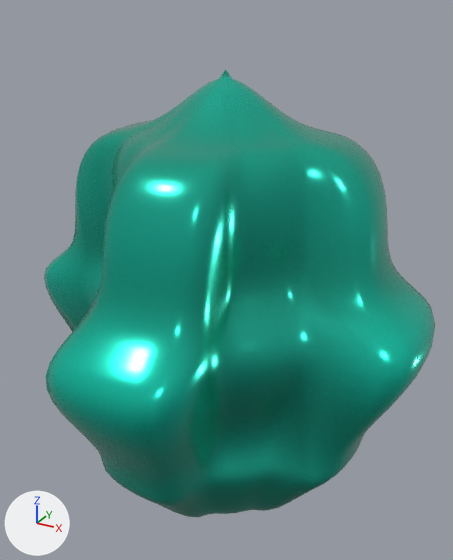
Renders of the glTF model Assets/Resources/Models3D/cf_09_cyber_ninja.glb from each side of a commit.
Camera for both pictures: a 50 mm camera at (1.078, -1.953, 1.106) aimed at (-0.02, 0.043, 0.108). The lights are fixed; the arrows at lower left show +X, +Y and +Z. The picture after the commit comes second.

Script lines for the objects in view, before the commit:
```python
me_hi3d_cf_09_cyber_ninja_manifoldmesh = bpy.data.meshes.new('Hi3D_cf_09_cyber_ninja_ManifoldMesh')
me_hi3d_cf_09_cyber_ninja_manifoldmesh.from_pydata(...)  # 4034 vertices, 8064 faces; spans x -0.79..0.79, y -0.82..0.82, z -0.83..0.91
me_hi3d_cf_09_cyber_ninja_manifoldmesh.materials.append(mat_hi3d_cf_09_cyber_ninja_pbrdelighted)
ob_hi3d_cf_09_cyber_ninja_watertightnode = bpy.data.objects.new('Hi3D_cf_09_cyber_ninja_WatertightNode', me_hi3d_cf_09_cyber_ninja_manifoldmesh)
ob_hi3d_cf_09_cyber_ninja_watertightnode.location = (0.0, 0.0, 0.0)
```
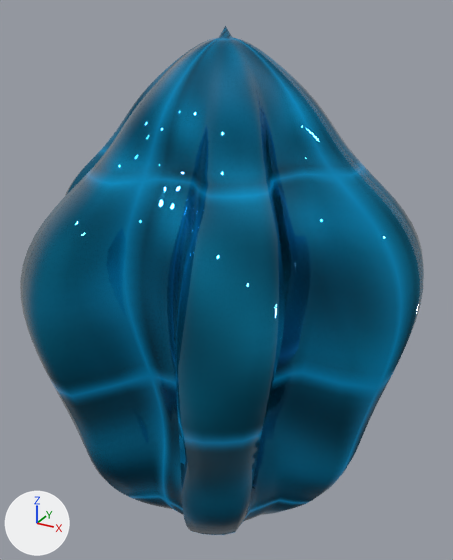
Location of each change, [x1, y1, x2, y2] in pixels of the pictures (453 x 560 px; the box of a moved part takes in the faces that stretch with it):
```json
{"object": "Hi3D_cf_09_cyber_ninja_WatertightNode", "change": "recoloured, reshaped", "before": [44, 69, 435, 517], "after": [20, 26, 424, 535], "on screen": "14% taller"}
{"part": 1, "of": "me_hi3d_cf_09_cyber_ninja_manifoldmesh", "change": "moved or reshaped", "before": [44, 69, 435, 517], "after": [20, 26, 424, 535]}
{"part": 2, "of": "me_hi3d_cf_09_cyber_ninja_manifoldmesh", "change": "recoloured", "before": [44, 69, 435, 517], "after": [20, 26, 424, 535]}
```

Scene script edits in JSON lines:
```json
{"op": "add", "block": "img_cf_09_cyber_ninja_emissive", "code": ["img_cf_09_cyber_ninja_emissive = load_image('cf_09_cyber_ninja_Emissive', '_unpacked/cf_09_cyber_ninja_Emissive', 64, 64, 'sRGB')"]}
{"op": "add", "block": "img_cf_09_cyber_ninja_basecolor", "code": ["img_cf_09_cyber_ninja_basecolor = load_image('cf_09_cyber_ninja_BaseColor', '_unpacked/cf_09_cyber_ninja_BaseColor', 64, 64, 'sRGB')"]}
{"op": "add", "block": "img_cf_09_cyber_ninja_normal", "code": ["img_cf_09_cyber_ninja_normal = load_image('cf_09_cyber_ninja_Normal', '_unpacked/cf_09_cyber_ninja_Normal', 64, 64, 'Non-Color')"]}
{"op": "add", "block": "img_cf_09_cyber_ninja_metallicroughness", "code": ["img_cf_09_cyber_ninja_metallicroughness = load_image('cf_09_cyber_ninja_MetallicRoughness', '_unpacked/cf_09_cyber_ninja_MetallicRoughness', 64, 64, 'Non-Color')"]}
{"op": "add", "block": "mat_cardcraft_cf_09_cyber_ninja_pbrdelighted", "code": ["mat_cardcraft_cf_09_cyber_ninja_pbrdelighted = bpy.data.materials.new('CardCraft_cf_09_cyber_ninja_PBRDelighted')", "# colours: cyan #58b8cd, cyan #7fe5f3, mixed with the vertex colours", "# uses the picture img_cf_09_cyber_ninja_basecolor", "# uses the picture img_cf_09_cyber_ninja_emissive", "# uses the picture img_cf_09_cyber_ninja_metallicroughness", "# uses the picture img_cf_09_cyber_ninja_normal"]}
{"block": "me_hi3d_cf_09_cyber_ninja_manifoldmesh", "where": "# used by ob_hi3d_cf_09_cyber_ninja_watertightnode; location = (0.0, 0.0, 0.0)"}
{"op": "remove", "block": "me_hi3d_cf_09_cyber_ninja_manifoldmesh", "code": "me_hi3d_cf_09_cyber_ninja_manifoldmesh.from_pydata(...)  # 4034 vertices, 8064 faces; spans x -0.79..0.79, y -0.82..0.82, z -0.83..0.91"}
{"op": "remove", "block": "me_hi3d_cf_09_cyber_ninja_manifoldmesh", "code": "me_hi3d_cf_09_cyber_ninja_manifoldmesh.materials.append(mat_hi3d_cf_09_cyber_ninja_pbrdelighted)"}
{"op": "add", "block": "me_hi3d_cf_09_cyber_ninja_manifoldmesh", "code": "me_hi3d_cf_09_cyber_ninja_manifoldmesh.from_pydata(...)  # 4034 vertices, 8064 faces; spans x -0.73..0.73, y -0.73..0.73, z -1.04..1.04"}
{"block": "me_hi3d_cf_09_cyber_ninja_manifoldmesh", "change": "me_hi3d_cf_09_cyber_ninja_manifoldmesh part 1: 4034 of 4034 vertices moved; they spanned x -0.79..0.79, y -0.82..0.82, z -0.83..0.91 and now span x -0.73..0.73, y -0.73..0.73, z -1.04..1.04; mean shift (0.0, 0.0, 0.0)"}
{"block": "me_hi3d_cf_09_cyber_ninja_manifoldmesh", "change": "me_hi3d_cf_09_cyber_ninja_manifoldmesh part 2: 8064 faces centred in x -0.78..0.78, y -0.81..0.81, z -0.83..0.88 are repainted in the vertex colours; the middle colour goes from cyan #71d3cd to blue #a8ccdf"}
{"op": "add", "block": "me_hi3d_cf_09_cyber_ninja_manifoldmesh", "code": "me_hi3d_cf_09_cyber_ninja_manifoldmesh.materials.append(mat_cardcraft_cf_09_cyber_ninja_pbrdelighted)"}
```
